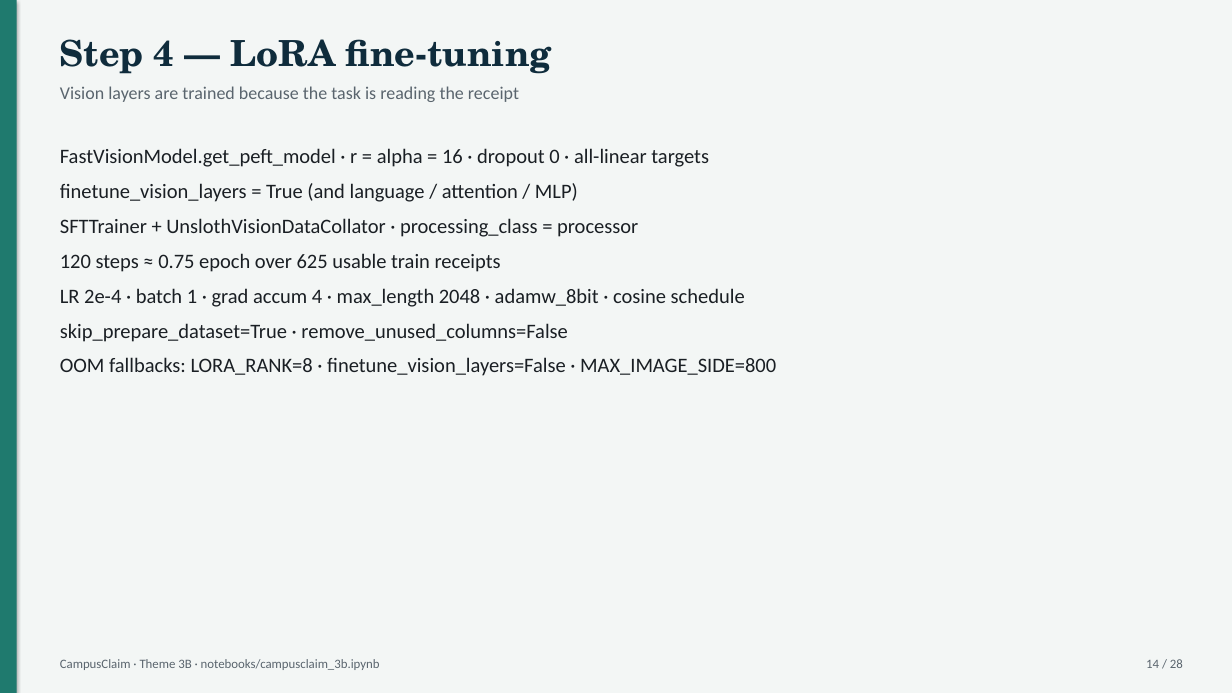
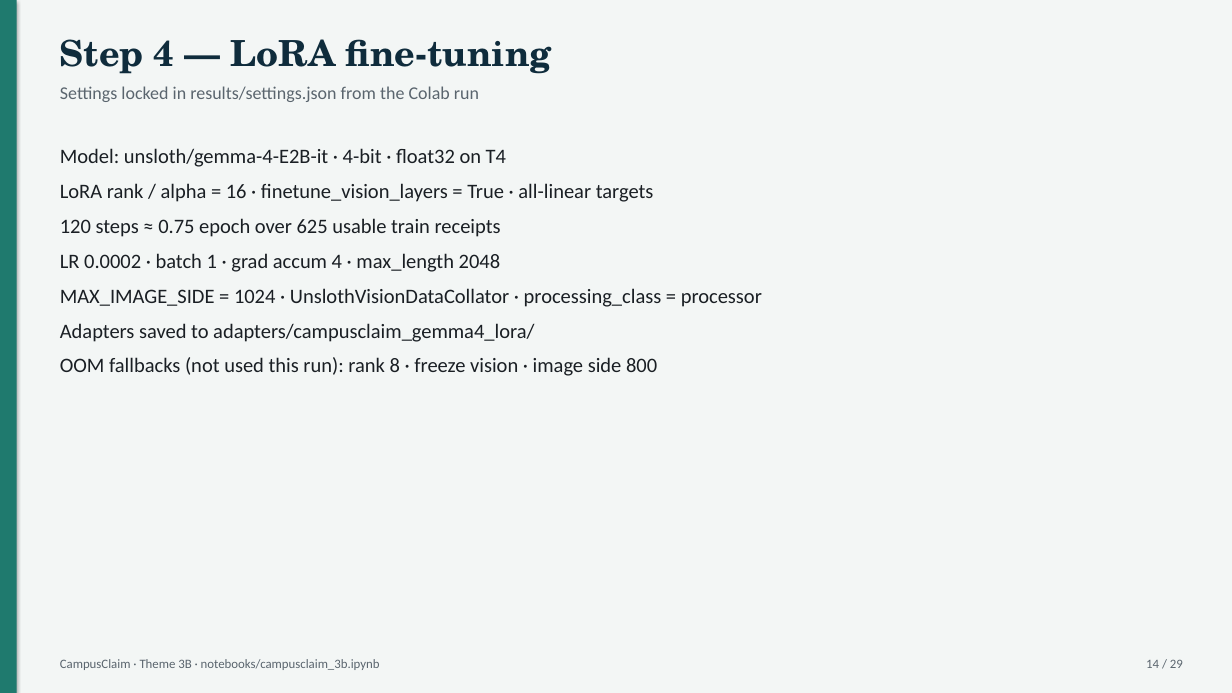
Before and after one commit to sank8-2/campusclaim, a slide deck: slide 14 of docs/CampusClaim_Notebook_Walkthrough.pptx. Drawn at 1232x693 pixels with LibreOffice and Linux fonts; fonts in the diff are those of the drawing. Boxes give left, top, right and bottom in pixels: in the first picture for what was removed or moved away, otherwise in the second. Text is boxed around its words. In the diff, an @@ line names an element or a change of style, - is before the commit and + after.

```diff
--- a/docs/CampusClaim_Notebook_Walkthrough.pptx
+++ b/docs/CampusClaim_Notebook_Walkthrough.pptx
@@ text at box(60, 86, 479, 102): text changed @@
-Vision layers are trained because the task is reading the receipt
+Settings locked in results/settings.json from the Colab run
@@ text at box(60, 148, 654, 202): text changed @@
-FastVisionModel.get_peft_model · r = alpha = 16 · dropout 0 · all-linear targets
-finetune_vision_layers = True (and language / attention / MLP)
-SFTTrainer + UnslothVisionDataCollator · processing_class = processor
+Model: unsloth/gemma-4-E2B-it · 4-bit · float32 on T4
+LoRA rank / alpha = 16 · finetune_vision_layers = True · all-linear targets
@@ text at box(60, 253, 762, 376): text changed @@
-LR 2e-4 · batch 1 · grad accum 4 · max_length 2048 · adamw_8bit · cosine schedule
-skip_prepare_dataset=True · remove_unused_columns=False
-OOM fallbacks: LORA_RANK=8 · finetune_vision_layers=False · MAX_IMAGE_SIDE=800
+LR 0.0002 · batch 1 · grad accum 4 · max_length 2048
+MAX_IMAGE_SIDE = 1024 · UnslothVisionDataCollator · processing_class = processor
+Adapters saved to adapters/campusclaim_gemma4_lora/
+OOM fallbacks (not used this run): rank 8 · freeze vision · image side 800
@@ text at box(1146, 659, 1183, 668): text changed @@
-14 / 28
+14 / 29
```
Also in this commit, not shown: 24 other slides changed, 2 slides added, 1 slide removed, 19 other files.
